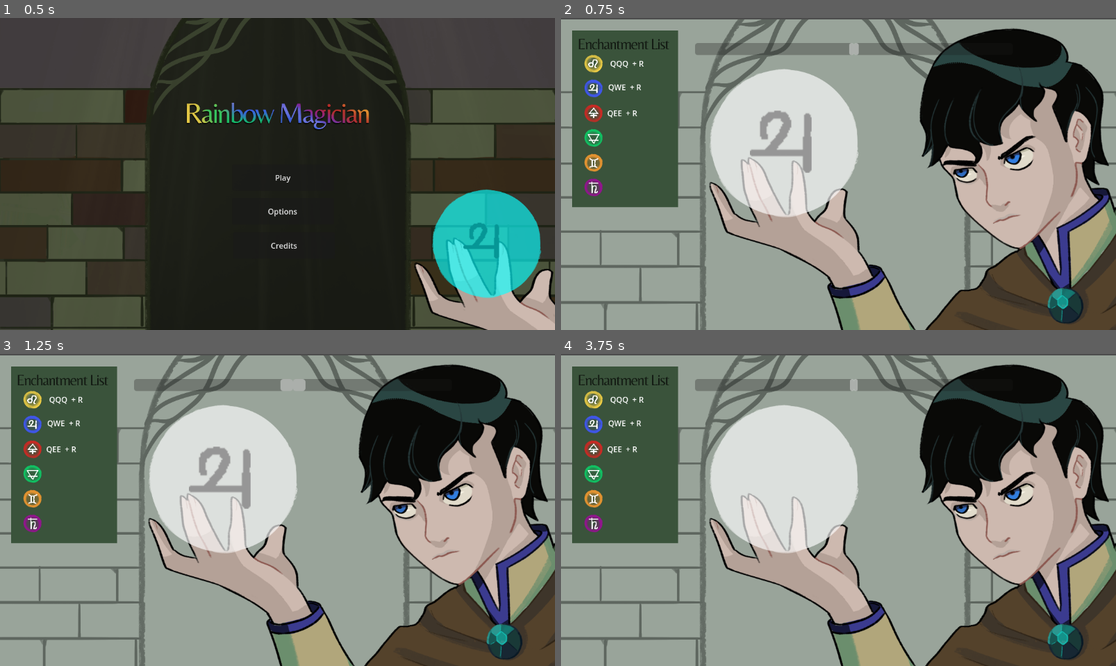
Above: before the commit, frames 1-4 (two rows, left to right).
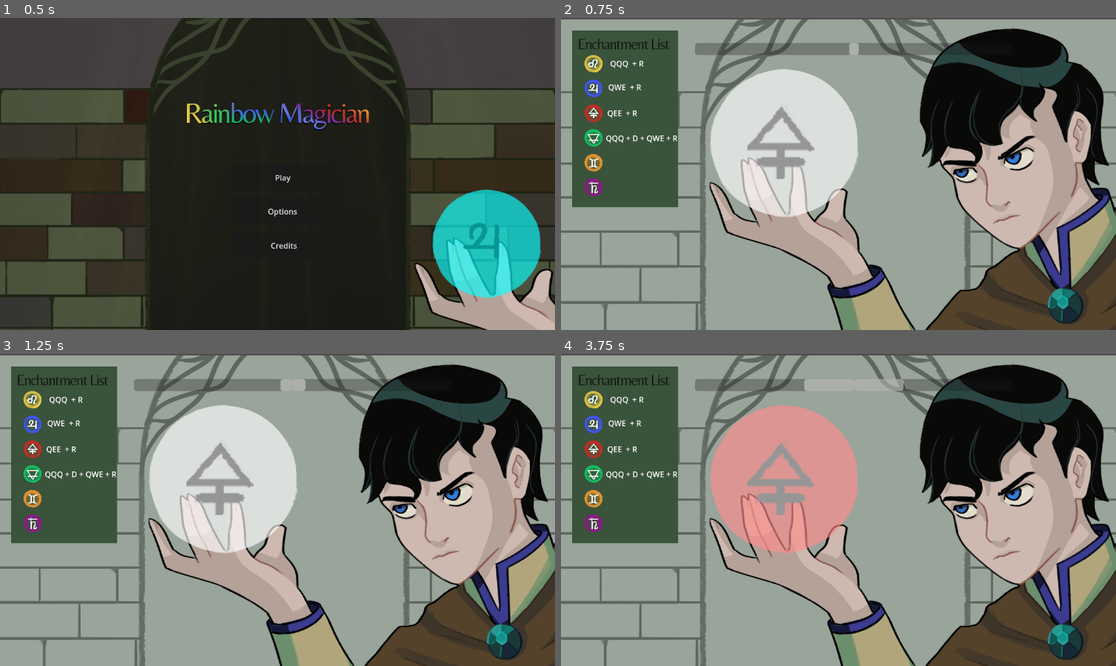
Above: after the commit, the same moments.

Repository: EmilianoMartel/rainbowmagic
Game: Godot game, scene res://scenes/main_menu.tscn
The game is run twice, just before and just after one commit, with the same random seed, the same clock (stepped at 60 frames per second) and the same inputs.
Inputs:
- Up to frame 1 (0.5 s): no input
- Up to frame 2 (0.75 s): click "Play" at 0.5 s
- Up to frame 3 (1.25 s): no input
- Up to frame 4 (3.75 s): tap Q (FirstPower) at 1.35, 3.05 s; tap W (SecondPower) at 1.55, 2.1 s; tap E (ThirdPower) at 2.3, 2.85 s; tap R (Confirm) at 3.6 s

Frame 1 is identical in both runs. In frame 2, 1.4% of the frame differs, in the area x 8-46%, y 28-52%; in frame 3, 1.4%; in frame 4, 11%, in the area x 8-62%, y 8-64%.

Commit message:
implment new combination logic

Diff:
--- /dev/null
+++ b/objects/data/special_spell.gd
@@ -0,0 +1,7 @@
+class_name SpellResource
+extends Resource
+
+@export var name : String = "Spell"
+@export var combination: Array[BasicSpell]
+@export var color : Color
+@export var type_view : Texture
--- a/objects/data/spell_resource.gd
+++ b/objects/data/spell_resource.gd
@@ -1,17 +1,18 @@
-class_name SpellResource
+class_name BasicSpell
 extends Resource
 
-@export var name : String = "Spell"
 @export var combination: Array[StringName] = ["FirstPower", "FirstPower", "FirstPower"]
-@export var color : Color
-@export var type_view : Texture
 
 func compare_combination(input_combination: Array[StringName]) -> bool:
 	if combination.size() != input_combination.size():
 		return false
 
-	for i in range(combination.size()):
-		if combination[i] != input_combination[i]:
+	var combination_copy = combination.duplicate()
+
+	for input in input_combination:
+		if combination_copy.has(input):
+			combination_copy.erase(input)
+		else:
 			return false
 
-	return true
+	return combination_copy.is_empty()
--- /dev/null
+++ b/resorces/QEE.tres
@@ -0,0 +1,8 @@
+[gd_resource type="Resource" script_class="BasicSpell" load_steps=2 format=3 uid="uid://coypkjrwyn42w"]
+
+[ext_resource type="Script" uid="uid://bnw2cs11djrbm" path="res://objects/data/spell_resource.gd" id="1_ckmcx"]
+
+[resource]
+script = ExtResource("1_ckmcx")
+combination = Array[StringName]([&"FirstPower", &"ThirdPower", &"ThirdPower"])
+metadata/_custom_type_script = "uid://bnw2cs11djrbm"
--- /dev/null
+++ b/resorces/QQQ.tres
@@ -0,0 +1,8 @@
+[gd_resource type="Resource" script_class="BasicSpell" load_steps=2 format=3 uid="uid://nppa8esb24qc"]
+
+[ext_resource type="Script" uid="uid://bnw2cs11djrbm" path="res://objects/data/spell_resource.gd" id="1_60s4v"]
+
+[resource]
+script = ExtResource("1_60s4v")
+combination = Array[StringName]([&"FirstPower", &"FirstPower", &"FirstPower"])
+metadata/_custom_type_script = "uid://bnw2cs11djrbm"
--- /dev/null
+++ b/resorces/QWE.tres
@@ -0,0 +1,8 @@
+[gd_resource type="Resource" script_class="BasicSpell" load_steps=2 format=3 uid="uid://2vnc67ego0k"]
+
+[ext_resource type="Script" uid="uid://bnw2cs11djrbm" path="res://objects/data/spell_resource.gd" id="1_ipvsv"]
+
+[resource]
+script = ExtResource("1_ipvsv")
+combination = Array[StringName]([&"FirstPower", &"SecondPower", &"ThirdPower"])
+metadata/_custom_type_script = "uid://bnw2cs11djrbm"
--- /dev/null
+++ b/resorces/fullspells/earth.tres
@@ -0,0 +1,13 @@
+[gd_resource type="Resource" script_class="SpellResource" load_steps=5 format=3 uid="uid://gev8p2xyfu61"]
+
+[ext_resource type="Script" uid="uid://bnw2cs11djrbm" path="res://objects/data/spell_resource.gd" id="1_y5w7f"]
+[ext_resource type="Script" uid="uid://d1fivg5a8xrkr" path="res://objects/data/special_spell.gd" id="2_bj1tn"]
+[ext_resource type="Resource" uid="uid://nppa8esb24qc" path="res://resorces/QQQ.tres" id="2_mn3ks"]
+[ext_resource type="Resource" uid="uid://2vnc67ego0k" path="res://resorces/QWE.tres" id="3_ikkmk"]
+
+[resource]
+script = ExtResource("2_bj1tn")
+name = "earth"
+combination = Array[ExtResource("1_y5w7f")]([ExtResource("2_mn3ks"), ExtResource("3_ikkmk")])
+color = Color(0, 0.563816, 1.92523e-07, 1)
+metadata/_custom_type_script = "uid://d1fivg5a8xrkr"
--- /dev/null
+++ b/resorces/fullspells/jupiter.tres
@@ -0,0 +1,14 @@
+[gd_resource type="Resource" script_class="SpellResource" load_steps=5 format=3 uid="uid://bvemsjjpgbyke"]
+
+[ext_resource type="Script" uid="uid://bnw2cs11djrbm" path="res://objects/data/spell_resource.gd" id="1_5vceq"]
+[ext_resource type="Resource" uid="uid://2vnc67ego0k" path="res://resorces/QWE.tres" id="2_jsj81"]
+[ext_resource type="Script" uid="uid://d1fivg5a8xrkr" path="res://objects/data/special_spell.gd" id="2_twuc4"]
+[ext_resource type="Texture2D" uid="uid://bruj1pr2kss7c" path="res://art/spells_icons/jupiter.png" id="4_o13im"]
+
+[resource]
+script = ExtResource("2_twuc4")
+name = "Jupiter"
+combination = Array[ExtResource("1_5vceq")]([ExtResource("2_jsj81")])
+color = Color(0, 0, 1, 1)
+type_view = ExtResource("4_o13im")
+metadata/_custom_type_script = "uid://d1fivg5a8xrkr"
--- /dev/null
+++ b/resorces/fullspells/lion.tres
@@ -0,0 +1,14 @@
+[gd_resource type="Resource" script_class="SpellResource" load_steps=5 format=3 uid="uid://dvohq1yry61ny"]
+
+[ext_resource type="Script" uid="uid://bnw2cs11djrbm" path="res://objects/data/spell_resource.gd" id="1_12ju4"]
+[ext_resource type="Script" uid="uid://d1fivg5a8xrkr" path="res://objects/data/special_spell.gd" id="1_keayx"]
+[ext_resource type="Resource" uid="uid://nppa8esb24qc" path="res://resorces/QQQ.tres" id="1_njj5c"]
+[ext_resource type="Texture2D" uid="uid://cql1m2y71c7w5" path="res://art/spells_icons/leo.png" id="3_12ju4"]
+
+[resource]
+script = ExtResource("1_keayx")
+name = "Lion"
+combination = Array[ExtResource("1_12ju4")]([ExtResource("1_njj5c")])
+color = Color(0.666607, 0.666606, 7.70092e-07, 1)
+type_view = ExtResource("3_12ju4")
+metadata/_custom_type_script = "uid://d1fivg5a8xrkr"
--- /dev/null
+++ b/resorces/fullspells/red.tres
@@ -0,0 +1,14 @@
+[gd_resource type="Resource" script_class="SpellResource" load_steps=5 format=3 uid="uid://b2500hxw8euvl"]
+
+[ext_resource type="Script" uid="uid://bnw2cs11djrbm" path="res://objects/data/spell_resource.gd" id="1_gmh8c"]
+[ext_resource type="Script" uid="uid://d1fivg5a8xrkr" path="res://objects/data/special_spell.gd" id="2_p4l46"]
+[ext_resource type="Resource" uid="uid://coypkjrwyn42w" path="res://resorces/QEE.tres" id="2_t3d3f"]
+[ext_resource type="Texture2D" uid="uid://c3vjh3r2hlnve" path="res://art/spells_icons/rojo.png" id="4_a2ltp"]
+
+[resource]
+script = ExtResource("2_p4l46")
+name = "red"
+combination = Array[ExtResource("1_gmh8c")]([ExtResource("2_t3d3f")])
+color = Color(1, 0, 0, 1)
+type_view = ExtResource("4_a2ltp")
+metadata/_custom_type_script = "uid://d1fivg5a8xrkr"
--- a/resorces/lion.tres
+++ /dev/null
@@ -1,12 +0,0 @@
-[gd_resource type="Resource" script_class="SpellResource" load_steps=3 format=3 uid="uid://dbn8ew3l00je5"]
-
-[ext_resource type="Script" uid="uid://bnw2cs11djrbm" path="res://objects/data/spell_resource.gd" id="1_xmc4f"]
-[ext_resource type="Texture2D" uid="uid://cql1m2y71c7w5" path="res://art/spells_icons/leo.png" id="2_pifww"]
-
-[resource]
-script = ExtResource("1_xmc4f")
-name = "Lion"
-combination = Array[StringName]([&"FirstPower", &"FirstPower", &"FirstPower"])
-color = Color(0.857925, 0.93, 0.0651, 1)
-type_view = ExtResource("2_pifww")
-metadata/_custom_type_script = "uid://bnw2cs11djrbm"
--- a/resorces/red.tres
+++ /dev/null
@@ -1,12 +0,0 @@
-[gd_resource type="Resource" script_class="SpellResource" load_steps=3 format=3 uid="uid://c52wfbn8kv8nh"]
-
-[ext_resource type="Script" uid="uid://bnw2cs11djrbm" path="res://objects/data/spell_resource.gd" id="1_hheth"]
-[ext_resource type="Texture2D" uid="uid://c3vjh3r2hlnve" path="res://art/spells_icons/rojo.png" id="2_8j6og"]
-
-[resource]
-script = ExtResource("1_hheth")
-name = "Red"
-combination = Array[StringName]([&"FirstPower", &"ThirdPower", &"ThirdPower"])
-color = Color(0.729412, 0.184314, 0.152941, 1)
-type_view = ExtResource("2_8j6og")
-metadata/_custom_type_script = "uid://bnw2cs11djrbm"
--- a/resorces/water.tres
+++ /dev/null
@@ -1,12 +0,0 @@
-[gd_resource type="Resource" script_class="SpellResource" load_steps=3 format=3 uid="uid://bw2y7uqusrev"]
-
-[ext_resource type="Script" uid="uid://bnw2cs11djrbm" path="res://objects/data/spell_resource.gd" id="1_vplis"]
-[ext_resource type="Texture2D" uid="uid://bruj1pr2kss7c" path="res://art/spells_icons/jupiter.png" id="2_nvaq3"]
-
-[resource]
-script = ExtResource("1_vplis")
-name = "Water"
-combination = Array[StringName]([&"FirstPower", &"SecondPower", &"ThirdPower"])
-color = Color(0.192364, 0.422229, 1, 1)
-type_view = ExtResource("2_nvaq3")
-metadata/_custom_type_script = "uid://bnw2cs11djrbm"
--- a/scenes/main_game.gd
+++ b/scenes/main_game.gd
@@ -6,7 +6,10 @@
 @export var ui : Ui_Game
 @export var spell_resources : Array[Resource] = []
 @export var final_scene : PackedScene
+@export var basic_spells_list: Array[BasicSpell] = []
 
+var known_basic_spells: Array[BasicSpell] = []
+var known_spells: Array[StringName] = []
 var success : int = 0
 var fails : int = 0
 var current_spell : SpellResource
@@ -25,21 +28,32 @@
 	fails = 0
 	get_new_recipe()
 
-func _on_confirm(combination: Array):
-	if current_spell and current_spell.compare_combination(combination):
-		print("Succes:", current_spell.name)
-		success += 1
-		ui.handle_success(current_spell.color)
-	else:
-		print("Wrong combination.")
-		wrong_combination.emit()
+func _on_confirm(combination: Array[StringName]):
+	var created_basic_spell = false
+
+	for basic_spell in basic_spells_list:
+		if basic_spell.compare_combination(combination):
+			if not current_spell.combination.has(basic_spell):
+				print("¡Has creado un BasicSpell válido, pero no es parte de esta receta!")
+				continue
+
+			if not known_basic_spells.has(basic_spell):
+				known_basic_spells.append(basic_spell)
+
+			created_basic_spell = true
+			ui.handle_success(current_spell.color)
+			success += 1
+			success_combination.emit()
+			break
+
+	if not created_basic_spell:
+		print("No has creado ningún BasicSpell válido para esta receta.")
 		ui.handle_fail()
 		fails += 1
+		wrong_combination.emit()
 
+	# Pide la siguiente receta
 	get_new_recipe()
-
-func _on_mix(combination: Array):
-	pass
 
 func get_new_recipe():
 	if spell_resources.is_empty():
@@ -67,3 +81,24 @@
 
 	get_new_recipe()
 	pass
+
+func _on_mix(combination: Array):
+	for name in combination:
+		if not known_spells.has(name):
+			print("No tienes el hechizo:", name)
+			ui.handle_fail()
+			return
+
+	if current_spell and current_spell.compare_combination(combination):
+		print("Success mixing:", current_spell.name)
+		success += 1
+		ui.handle_success(current_spell.color)
+		success_combination.emit()
+		known_spells.append(current_spell.name)
+	else:
+		print("Wrong mix.")
+		wrong_combination.emit()
+		ui.handle_fail()
+		fails += 1
+
+	get_new_recipe()
--- a/scenes/main_game.tscn
+++ b/scenes/main_game.tscn
@@ -1,24 +1,30 @@
-[gd_scene load_steps=12 format=3 uid="uid://c7xsvycfditan"]
+[gd_scene load_steps=17 format=3 uid="uid://c7xsvycfditan"]
 
 [ext_resource type="Script" uid="uid://b13m5syl4v3a6" path="res://scenes/main_game.gd" id="1_s3esy"]
 [ext_resource type="Script" uid="uid://bcjio3n2ce7sd" path="res://objects/input_handler.gd" id="2_d2op2"]
-[ext_resource type="Resource" uid="uid://dbn8ew3l00je5" path="res://resorces/lion.tres" id="2_ipu61"]
-[ext_resource type="Resource" uid="uid://bw2y7uqusrev" path="res://resorces/water.tres" id="3_ygxny"]
+[ext_resource type="Resource" uid="uid://gev8p2xyfu61" path="res://resorces/fullspells/earth.tres" id="2_o6v7o"]
+[ext_resource type="Resource" uid="uid://bvemsjjpgbyke" path="res://resorces/fullspells/jupiter.tres" id="3_wjob3"]
 [ext_resource type="PackedScene" uid="uid://caqkv0bluen13" path="res://scenes/end_game.tscn" id="4_2l77h"]
-[ext_resource type="Resource" uid="uid://c52wfbn8kv8nh" path="res://resorces/red.tres" id="4_5cypo"]
+[ext_resource type="Resource" uid="uid://dvohq1yry61ny" path="res://resorces/fullspells/lion.tres" id="4_8xp80"]
 [ext_resource type="Texture2D" uid="uid://ccr51xcbqbn5d" path="res://art/mago.png" id="4_ygxny"]
 [ext_resource type="Texture2D" uid="uid://cibkut0ykv8cl" path="res://art/bgs/bg.png" id="5_nqdth"]
+[ext_resource type="Resource" uid="uid://b2500hxw8euvl" path="res://resorces/fullspells/red.tres" id="5_sp04v"]
 [ext_resource type="PackedScene" uid="uid://cp00wscnxftj4" path="res://scenes/ui_game.tscn" id="6_ygxny"]
+[ext_resource type="Script" uid="uid://bnw2cs11djrbm" path="res://objects/data/spell_resource.gd" id="7_ihbck"]
 [ext_resource type="Texture2D" uid="uid://cvtwl7kckjb0q" path="res://art/spell.png" id="7_wi4c7"]
 [ext_resource type="Texture2D" uid="uid://cql1m2y71c7w5" path="res://art/spells_icons/leo.png" id="8_70vka"]
+[ext_resource type="Resource" uid="uid://coypkjrwyn42w" path="res://resorces/QEE.tres" id="8_vnsdt"]
+[ext_resource type="Resource" uid="uid://nppa8esb24qc" path="res://resorces/QQQ.tres" id="9_ikqpi"]
+[ext_resource type="Resource" uid="uid://2vnc67ego0k" path="res://resorces/QWE.tres" id="10_5luka"]
 
 [node name="MainGame" type="Node2D" node_paths=PackedStringArray("input_handler", "ui")]
 script = ExtResource("1_s3esy")
 input_handler = NodePath("Icon")
 spells_max_count = 5
 ui = NodePath("UI_Game")
-spell_resources = Array[Resource]([ExtResource("2_ipu61"), ExtResource("3_ygxny"), ExtResource("4_5cypo")])
+spell_resources = Array[Resource]([ExtResource("2_o6v7o"), ExtResource("3_wjob3"), ExtResource("4_8xp80"), ExtResource("5_sp04v")])
 final_scene = ExtResource("4_2l77h")
+basic_spells_list = Array[ExtResource("7_ihbck")]([ExtResource("8_vnsdt"), ExtResource("9_ikqpi"), ExtResource("10_5luka")])
 
 [node name="Bg" type="Sprite2D" parent="."]
 position = Vector2(569, 336)
--- a/scenes/ui_game.tscn
+++ b/scenes/ui_game.tscn
@@ -126,6 +126,14 @@
 offset_bottom = 187.0
 text = "QEE  + R"
 
+[node name="Label5" type="Label" parent="List"]
+layout_mode = 0
+offset_left = 70.0
+offset_top = 212.0
+offset_right = 197.0
+offset_bottom = 239.0
+text = "QQQ + D + QWE + R"
+
 [node name="TextureRect" type="TextureRect" parent="."]
 modulate = Color(0.0235294, 0.403922, 0.239216, 1)
 layout_mode = 1
Binary file removed: art/placeholders/d0675e75e10ac79ff8af6245eb4d804b.jpg
Not shown, removed: art/placeholders/d0675e75e10ac79ff8af6245eb4d804b.jpg.import
Not shown, added: objects/data/special_spell.gd.uid
